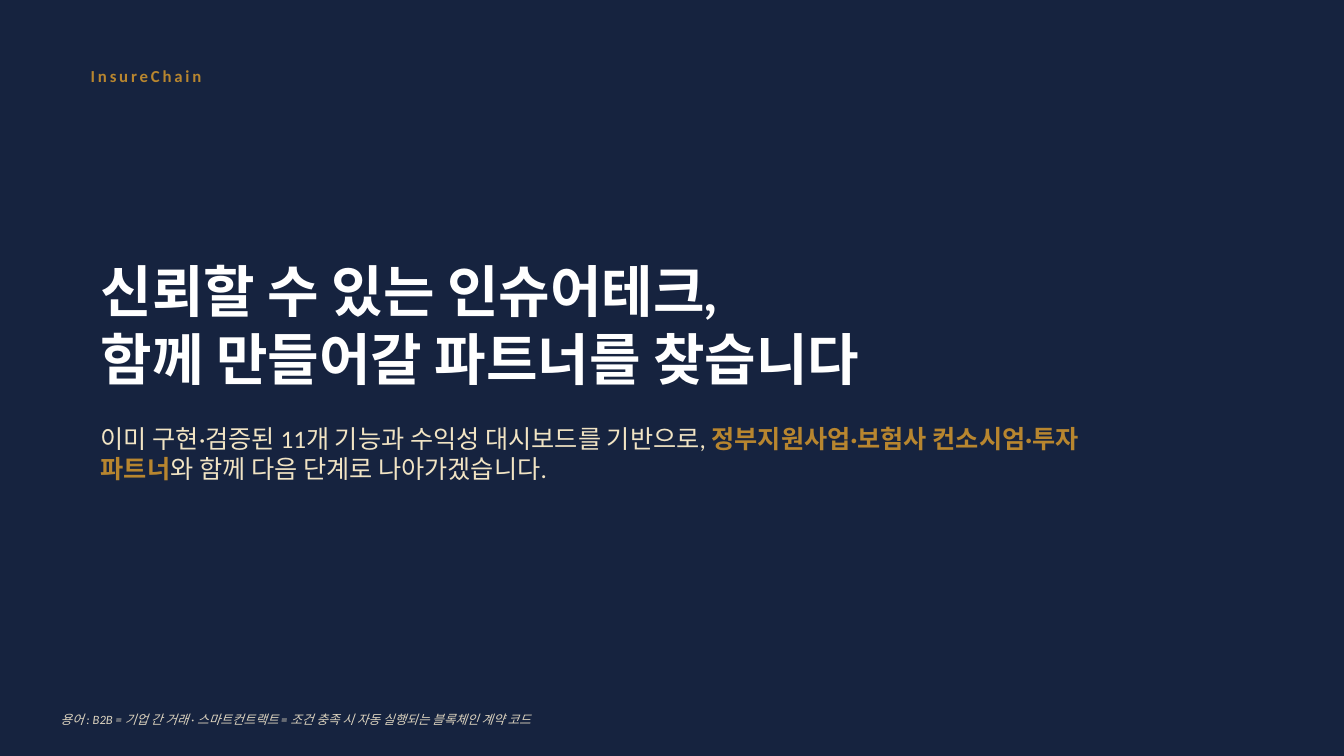
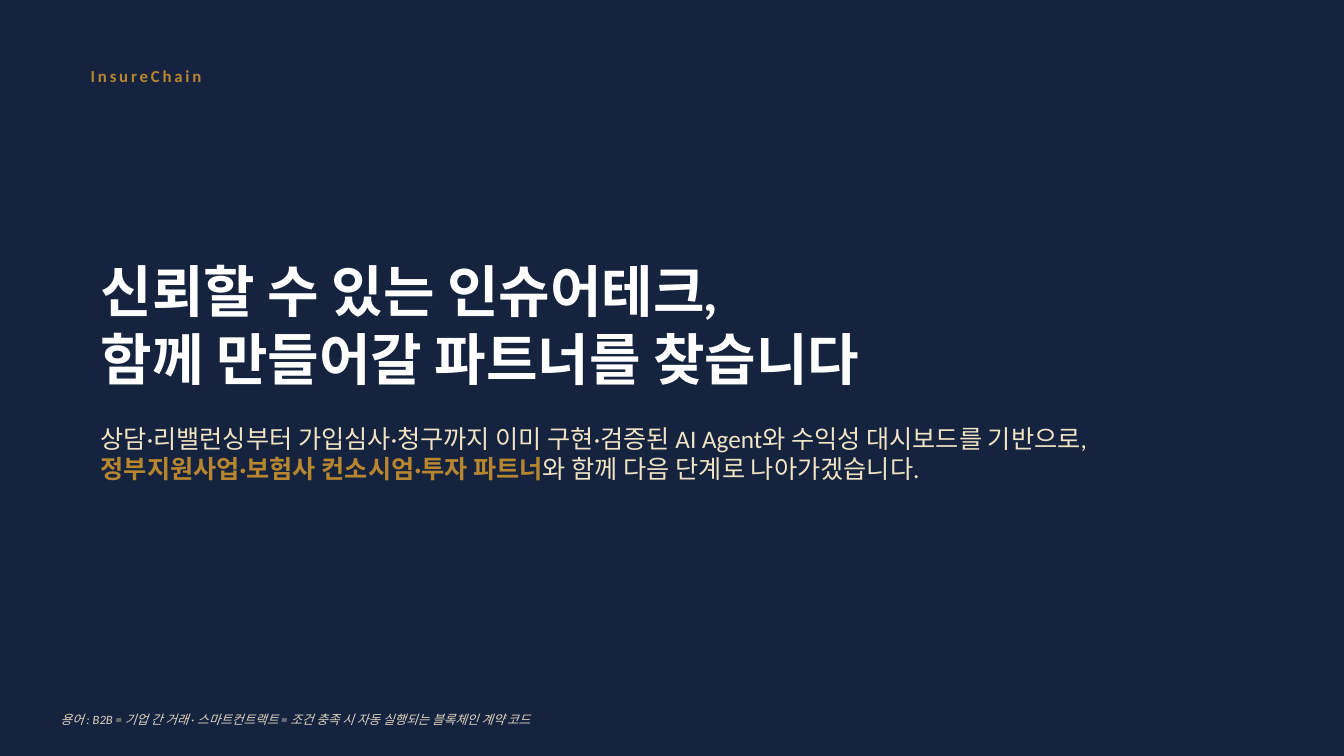
Before and after one commit to leeyonsei78/capstone_project_alpha, a slide deck: slide 21 of 인슈어체인_투자피칭_발표자료.pptx (slide 16 before the commit). Drawn at 1344x756 pixels with LibreOffice and Linux fonts; fonts in the diff are those of the drawing. Boxes give left, top, right and bottom in pixels: in the first picture for what was removed or moved away, otherwise in the second. Text is boxed around its words. In the diff, an @@ line names an element or a change of style, - is before the commit and + after.

```diff
--- a/인슈어체인_투자피칭_발표자료.pptx
+++ b/인슈어체인_투자피칭_발표자료.pptx
@@ text at [101, 427, 1087, 481]: text changed @@
-이미 구현·검증된 11개 기능과 수익성 대시보드를 기반으로, 정부지원사업·보험사 컨소시엄·투자 파트너와 함께 다음 단계로 나아가겠습니다.
+상담·리밸런싱부터 가입심사·청구까지 이미 구현·검증된 AI Agent와 수익성 대시보드를 기반으로, 정부지원사업·보험사 컨소시엄·투자 파트너와 함께 다음 단계로 나아가겠습니다.
```
Also in this commit, not shown: 9 other slides changed, 5 slides added.
